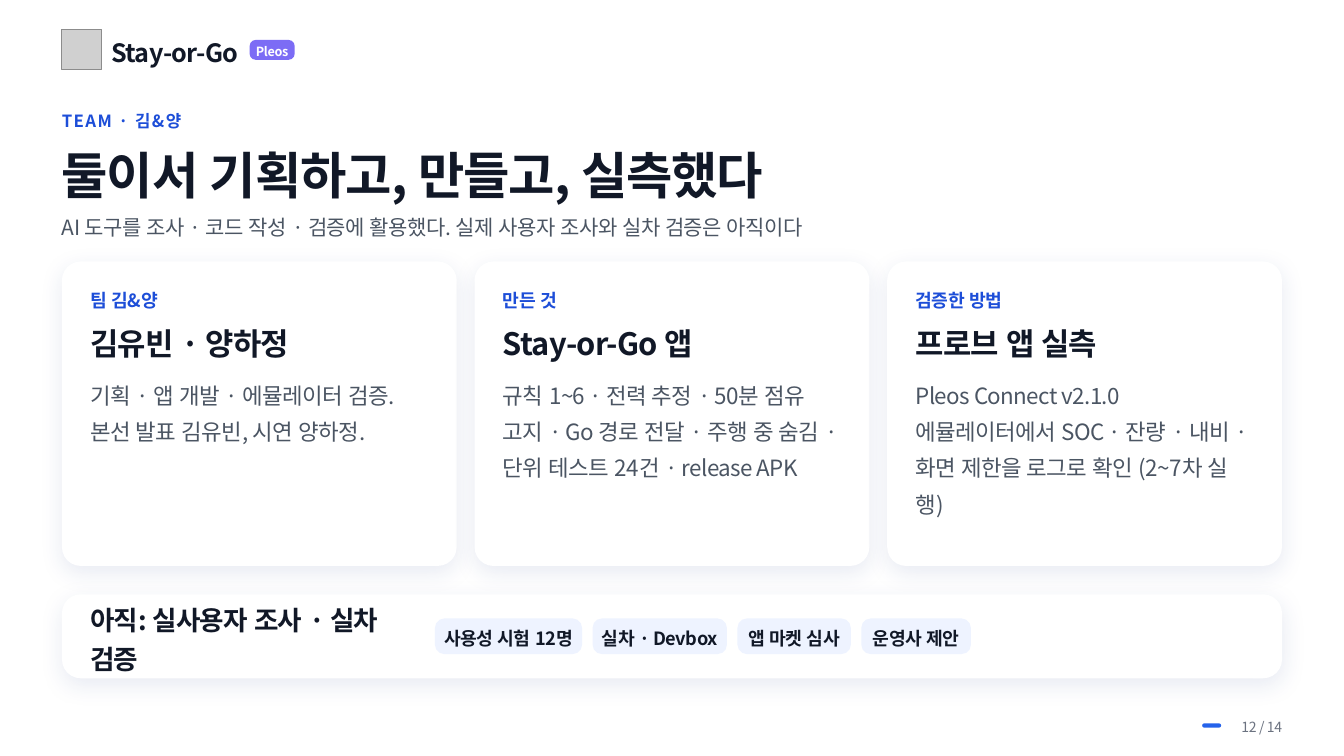
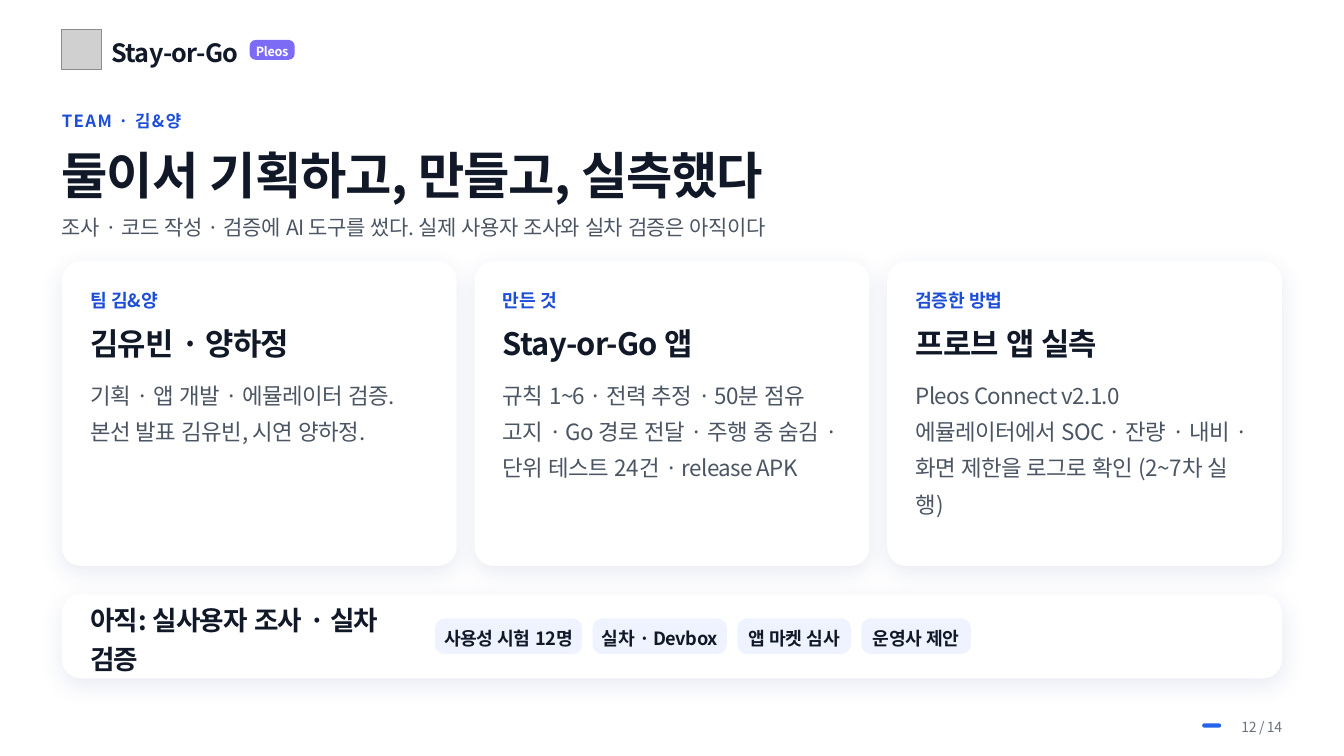
Before and after one commit to NL-Hackerton/Hyundai-Car-App-Challenge-2026, a slide deck: slide 12 of pt/대학생_김&양_Stay-or-Go.pptx. Drawn at 1344x756 pixels with LibreOffice and Linux fonts; fonts in the diff are those of the drawing; grey boxes stand for pictures; background and template pictures are left out. Boxes give left, top, right and bottom in pixels: in the first picture for what was removed or moved away, otherwise in the second. Text is boxed around its words. In the diff, an @@ line names an element or a change of style, - is before the commit and + after.

```diff
--- a/pt/대학생_김&양_Stay-or-Go.pptx
+++ b/pt/대학생_김&양_Stay-or-Go.pptx
@@ text at [62, 217, 766, 237]: text changed @@
-AI 도구를 조사 · 코드 작성 · 검증에 활용했다. 실제 사용자 조사와 실차 검증은 아직이다
+조사 · 코드 작성 · 검증에 AI 도구를 썼다. 실제 사용자 조사와 실차 검증은 아직이다
```
Also in this commit, not shown: 3 other slides changed, 8 other files.
